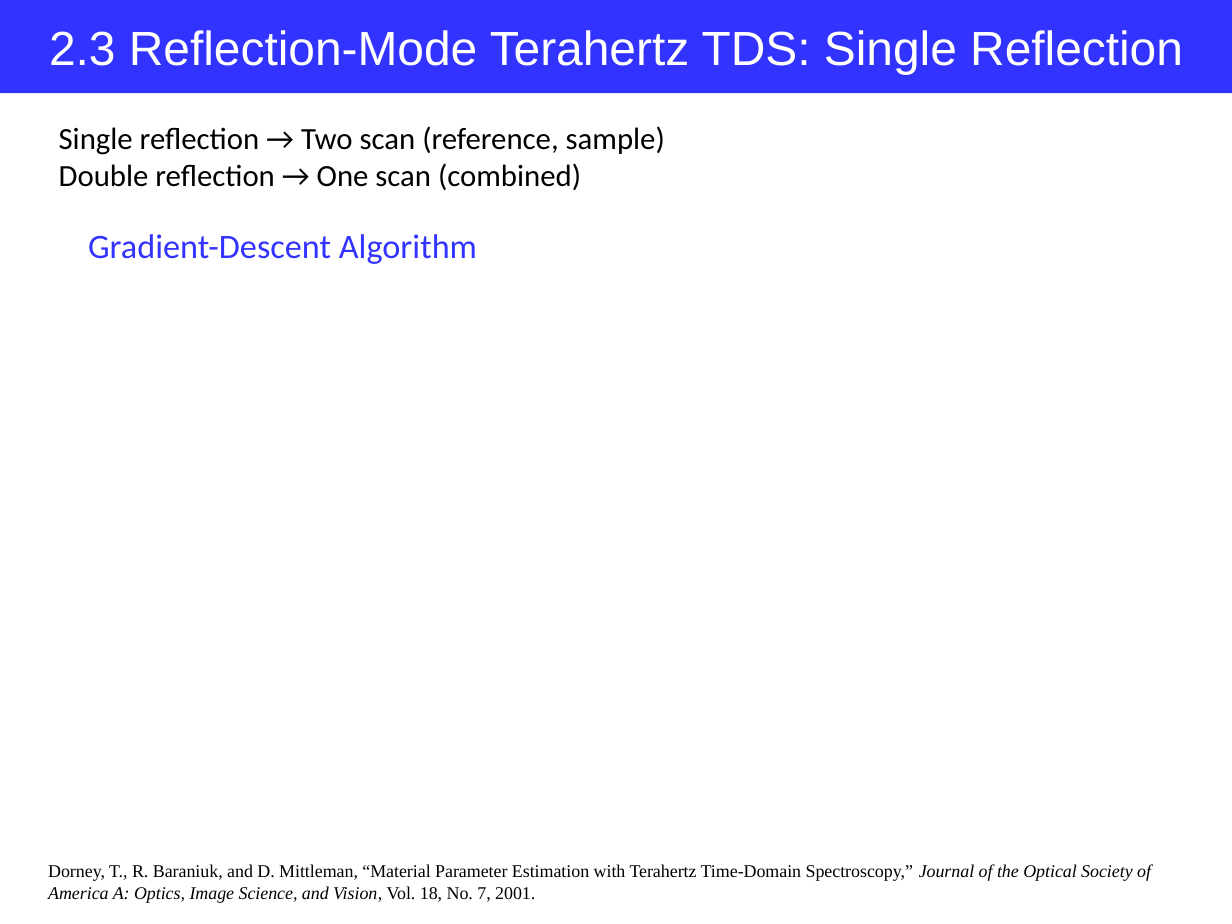
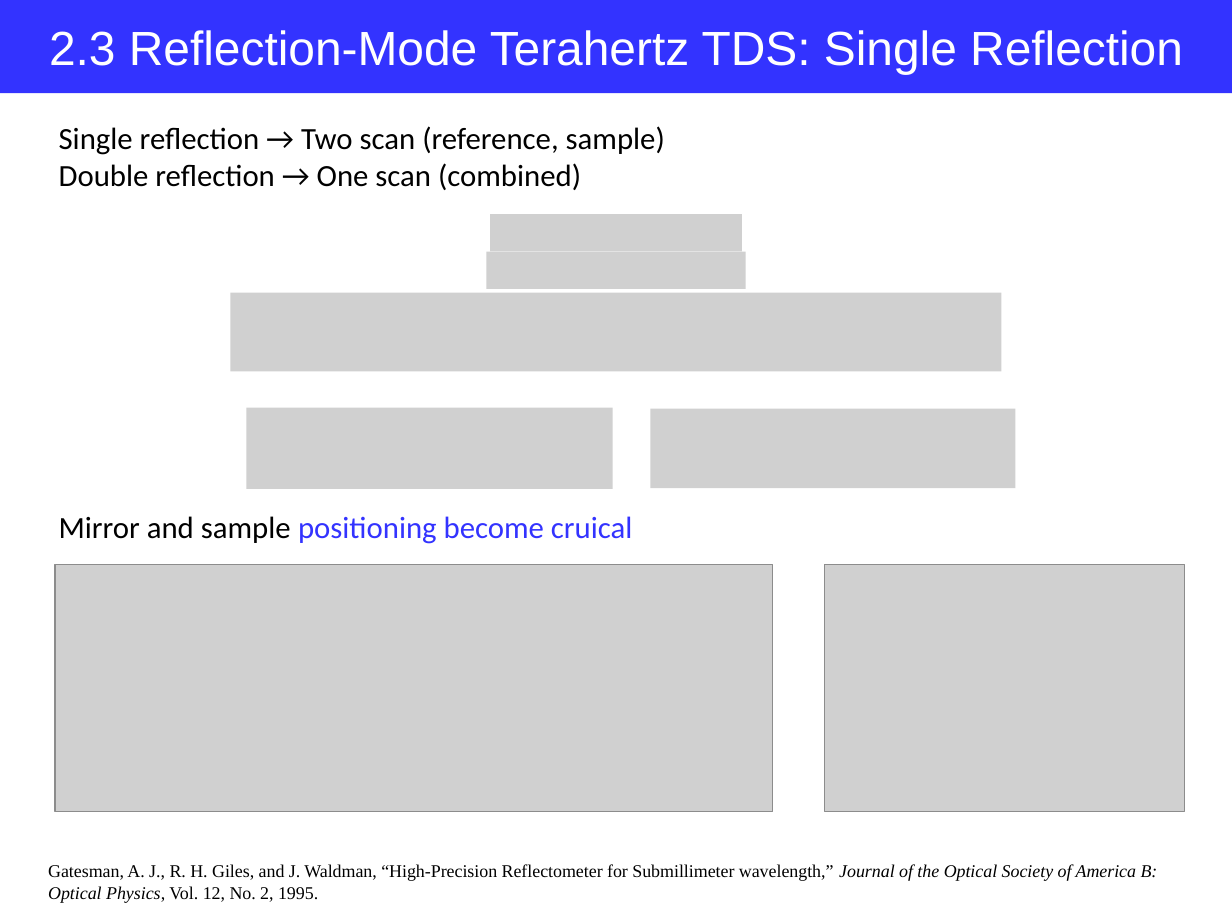
Before and after one commit to jglee96/NBTP_Lab, a slide deck: slide 11 of Terahertz Metrology/Ch2/Terahertz Metrology_Ch2.pptx. Drawn at 1232x924 pixels with LibreOffice and Linux fonts; fonts in the diff are those of the drawing; grey boxes stand for pictures. Boxes give left, top, right and bottom in pixels: in the first picture for what was removed or moved away, otherwise in the second. Text is boxed around its words. In the diff, an @@ line names an element or a change of style, - is before the commit and + after.

```diff
--- a/Terahertz Metrology/Ch2/Terahertz Metrology_Ch2.pptx
+++ b/Terahertz Metrology/Ch2/Terahertz Metrology_Ch2.pptx
@@ text removed at (88,234,477,264) @@
-Gradient-Descent Algorithm
@@ picture added at (490,214,742,251) @@
@@ picture added at (487,251,745,288) @@
@@ picture added at (230,293,1002,372) @@
@@ picture added at (246,408,612,489) @@
@@ picture added at (650,409,1015,489) @@
@@ text added at (59,516,632,544), 18 pt, text #3333FF @@
+Mirror and sample positioning become cruical
@@ picture added at (55,564,774,812) @@
@@ picture added at (824,564,1184,811) @@
@@ text at (48,864,1158,903): text changed @@
-Dorney, T., R. Baraniuk, and D. Mittleman, “Material Parameter Estimation with Terahertz Time-Domain Spectroscopy,” Journal of the Optical Society of America A: Optics, Image Science, and Vision, Vol. 18, No. 7, 2001.
+Gatesman, A. J., R. H. Giles, and J. Waldman, “High-Precision Reflectometer for Submillimeter wavelength,” Journal of the Optical Society of America B: Optical Physics, Vol. 12, No. 2, 1995.
```
Also in this commit, not shown: 1 other slide changed, 7 slides added, 11 other files.
